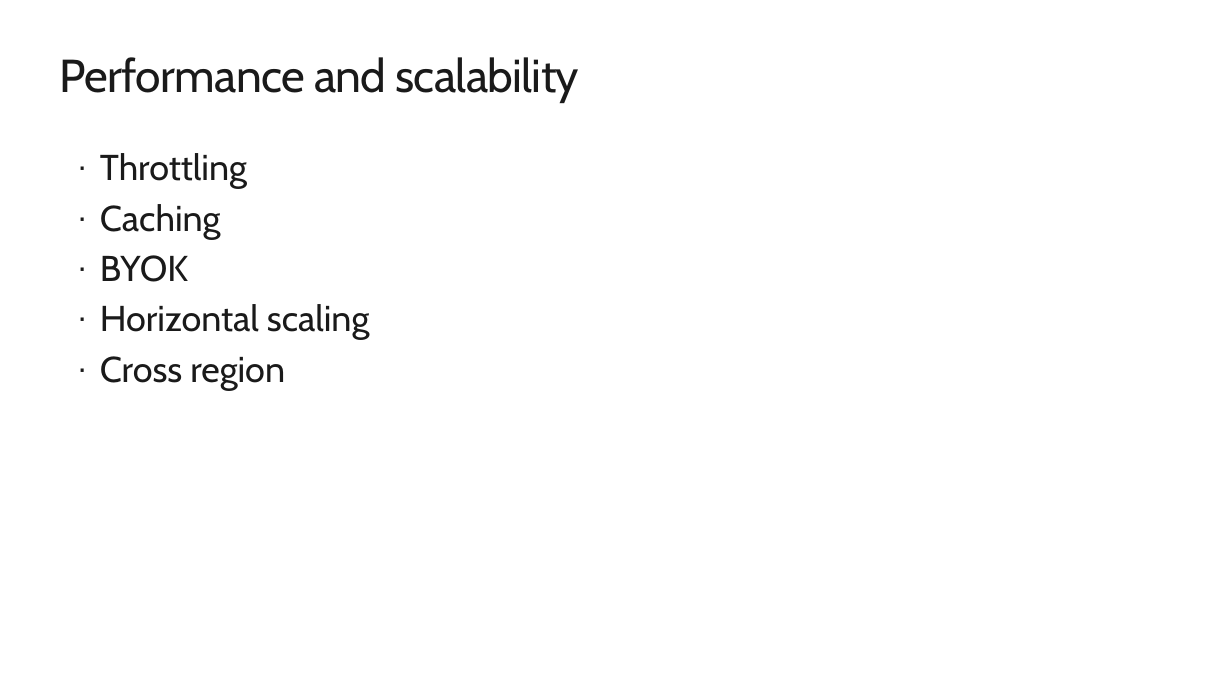
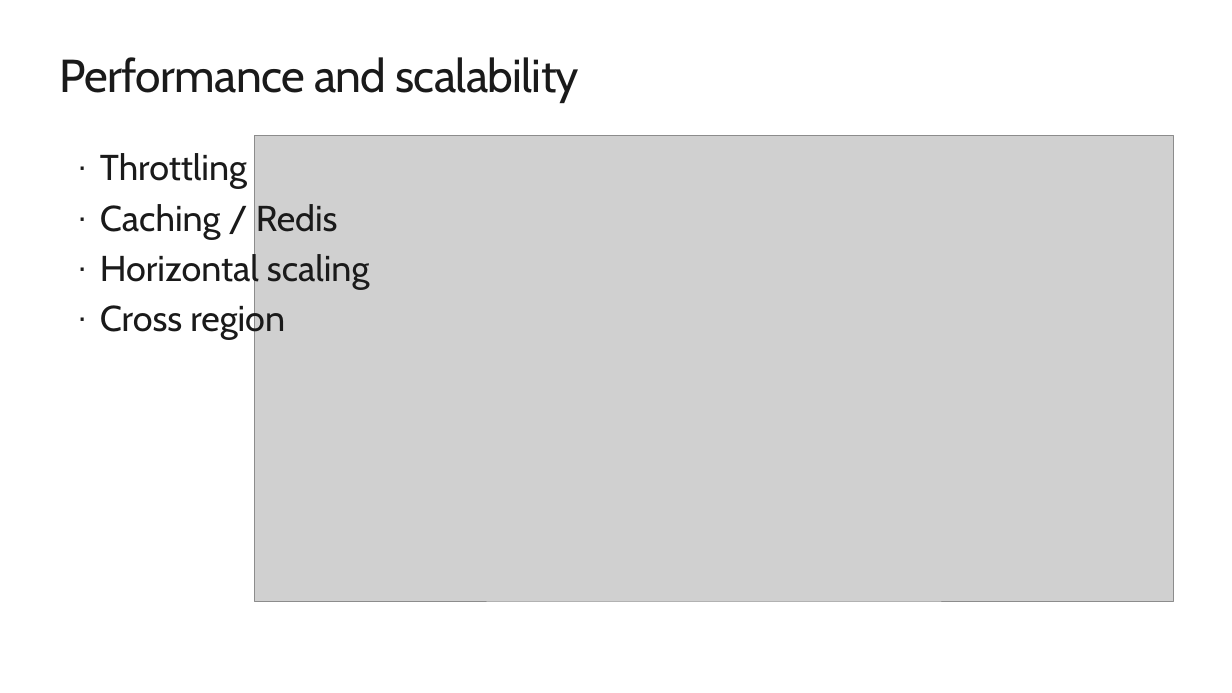
Before and after one commit to rbickel/TDCAPIM, a slide deck: slide 9 of API Management.pptx. Drawn at 1232x693 pixels with LibreOffice and Linux fonts; fonts in the diff are those of the drawing; grey boxes stand for pictures; background and template pictures are left out. Boxes give left, top, right and bottom in pixels: in the first picture for what was removed or moved away, otherwise in the second. Text is boxed around its words. In the diff, an @@ line names an element or a change of style, - is before the commit and + after.

```diff
--- a/API Management.pptx
+++ b/API Management.pptx
@@ picture added at [255,136,1174,602] @@
@@ text at [100,204,338,240]: text changed @@
-· Caching
-· BYOK
+· Caching / Redis
```
Also in this commit, not shown: 4 other slides changed, 2 slides added, 4 slides removed.
